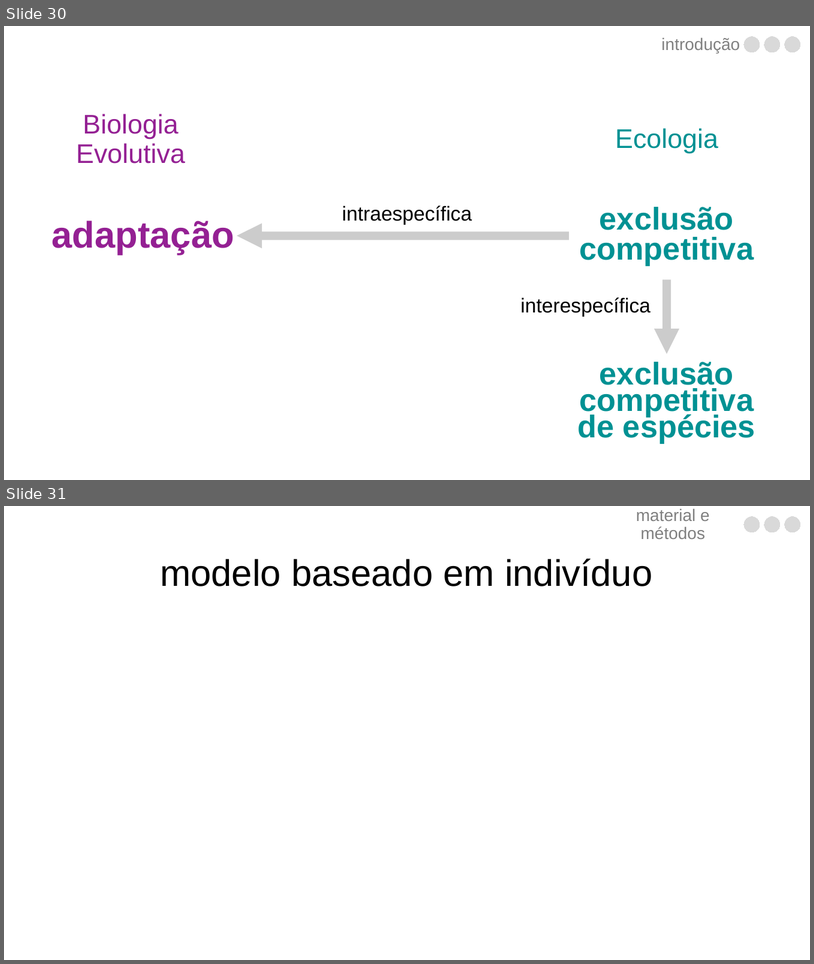
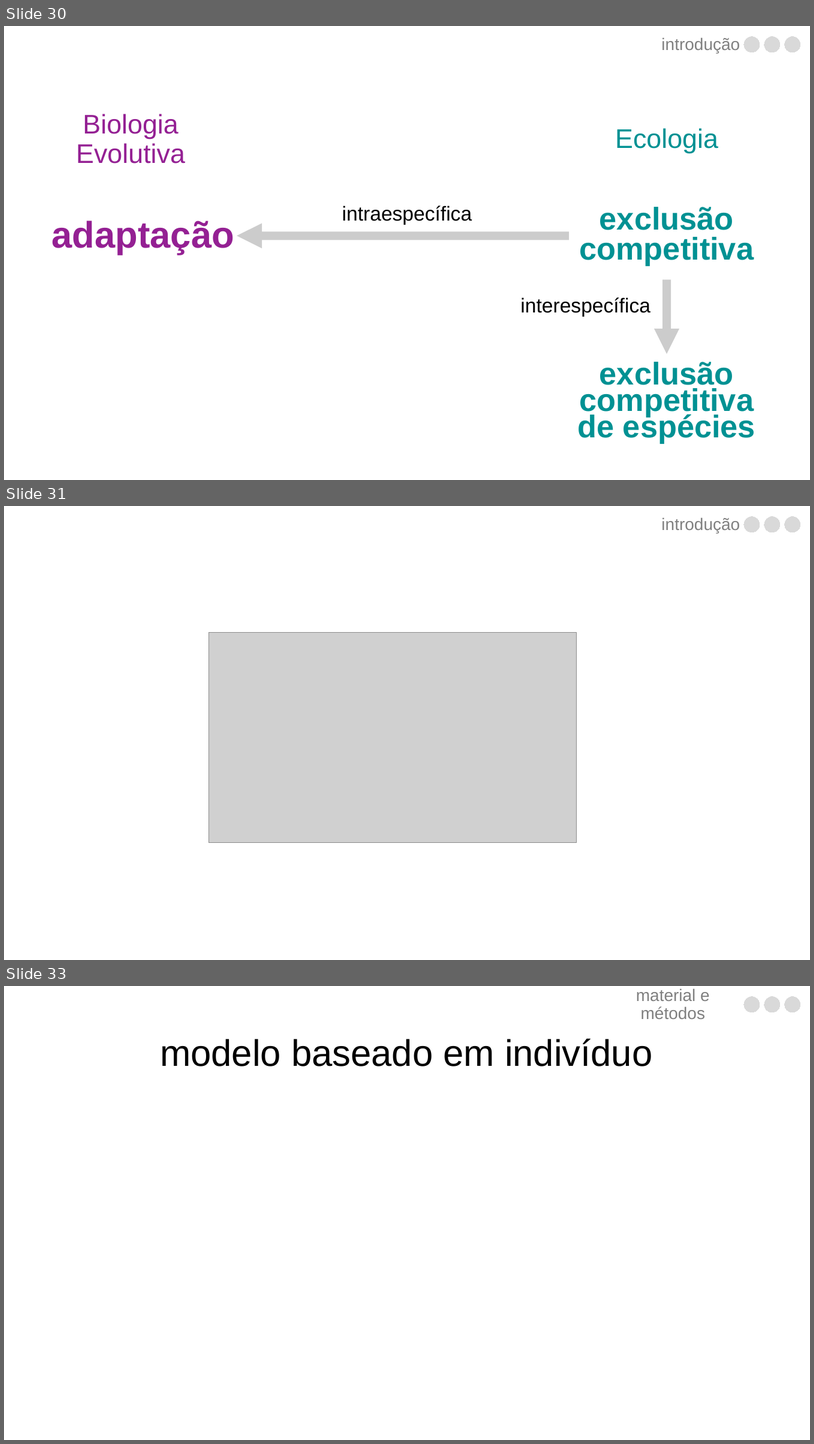
Before and after one commit to luisanovara/dissertacao, a slide deck: DEFESA.pptx. Shown one above the other, each under a label of ours: slides 30 and 31 before the commit, slides 30, 31 and 33 after it; the slides between them are not shown. The pictures are 814x964 and 814x1444 pixels, drawn with LibreOffice and Linux fonts; fonts in the diff are those of the drawing; grey boxes stand for pictures. Boxes give left, top, right and bottom in pixels: in the first picture for what was removed or moved away, otherwise in the second. Text is boxed around its words. In the diff, an @@ line names an element or a change of style, - is before the commit and + after.

```diff
--- a/DEFESA.pptx
+++ b/DEFESA.pptx
@@ slide 31 added at bbox=[4, 506, 810, 960], background #FFFFFF @@
@@ text added at bbox=[662, 518, 740, 533], 20 pt, text #808080 @@
+introdução
@@ freeform shape added at bbox=[744, 517, 760, 532], fill #D9D9D9, outline #D9D9D9 0 pt @@
@@ freeform shape added at bbox=[765, 517, 781, 532], fill #D9D9D9, outline #D9D9D9 0 pt @@
@@ freeform shape added at bbox=[785, 517, 801, 532], fill #D9D9D9, outline #D9D9D9 0 pt @@
@@ picture added at bbox=[209, 633, 577, 843] @@
@@ what was slide 31 is now slide 33 @@
```
Also in this commit, not shown: 1 slide changed, 1 other slide added.
